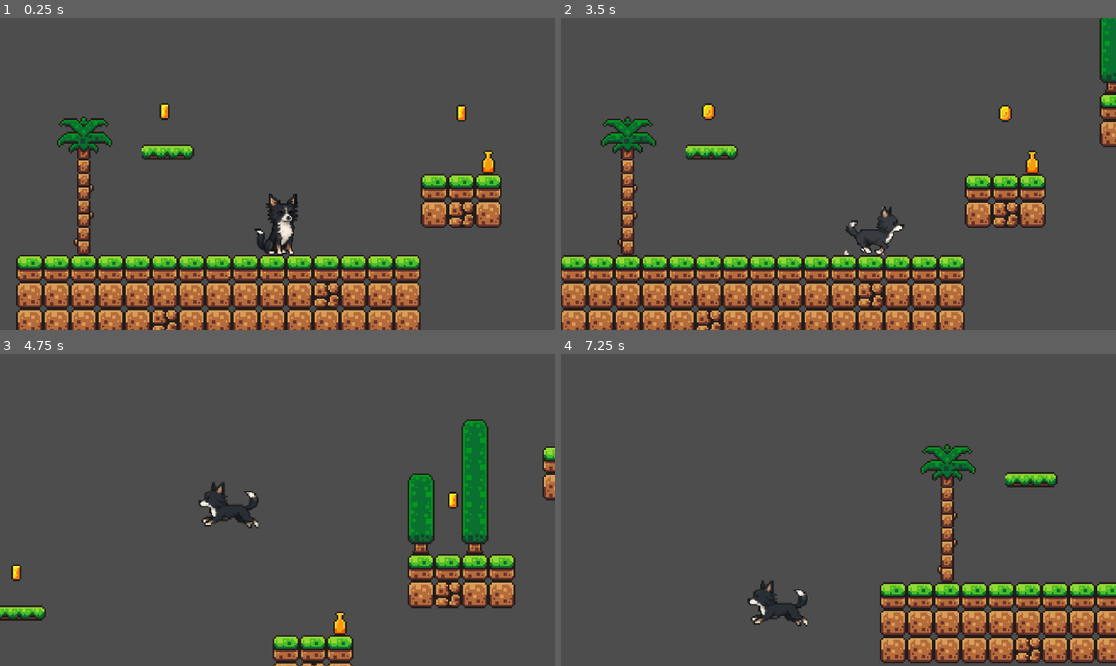
Above: before the commit, frames 1-4 (two rows, left to right).
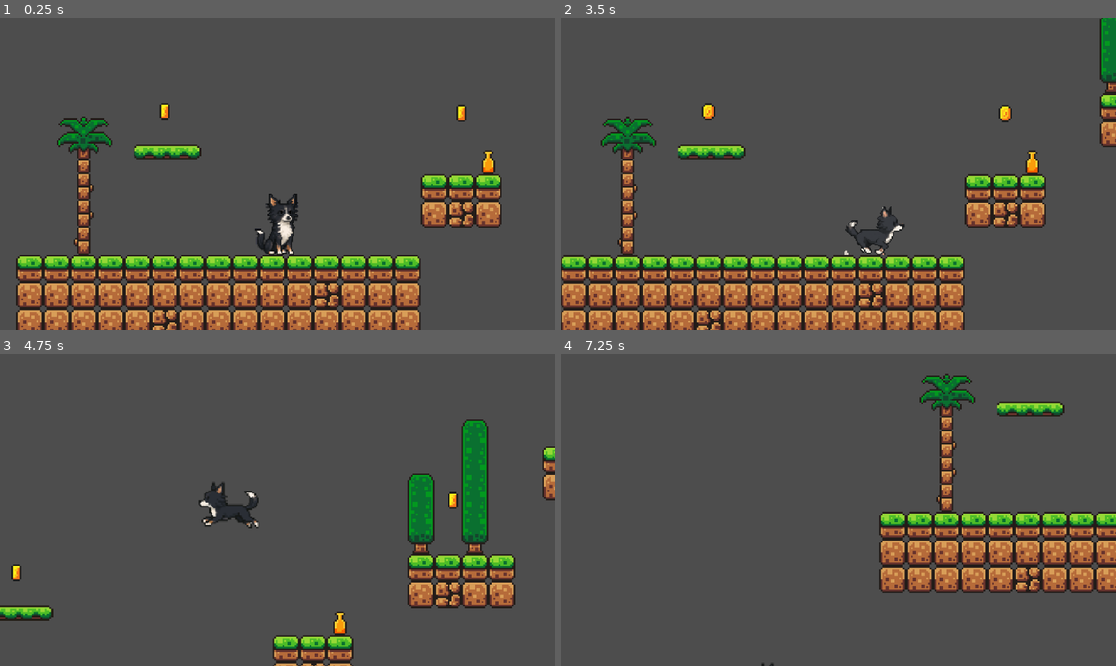
Above: after the commit, the same moments.

Repository: jvieirar/godot-basic-tuto
Game: Godot game, scene res://scenes/game.tscn
Two runs of this game, one before a commit and one after it. Both use one fixed random seed, a clock stepped at 60 frames per second and the inputs below.
Inputs:
- Up to frame 1 (0.25 s): no input
- Up to frame 2 (3.5 s): hold Right (move_right) 0.53-2.03 s; tap Space (jump) at 0.77, 1.52, 3.02 s; hold Left (move_left) 2.03-2.78 s; hold Right (move_right) from 2.78 s (still down)
- Up to frame 3 (4.75 s): tap Space (jump) at 3.77, 4.52 s; release Right (move_right) at 4.28 s; hold Left (move_left) from 4.28 s (still down)
- Up to frame 4 (7.25 s): release Left (move_left) at 5.03 s; hold Right (move_right) 5.03-5.78 s; hold Left (move_left) from 5.78 s (still down); tap Space (jump) at 6.02, 6.77 s

The runs differ from the first frame. In frame 1, 0.3% of the frame differs, in the area x 24-37%, y 40-46%; in frame 2, 0.3%; in frame 3, 0.2%; in frame 4, 23%, in the area x 33-100%, y 6-100%.

Commit message:
vertical platform

Diff:
--- a/scenes/game.tscn
+++ b/scenes/game.tscn
@@ -212,6 +212,44 @@
 &"move": SubResource("Animation_lnu2h")
 }
 
+[sub_resource type="Animation" id="Animation_iywne"]
+resource_name = "up_down"
+length = 3.0
+loop_mode = 2
+tracks/0/type = "value"
+tracks/0/imported = false
+tracks/0/enabled = true
+tracks/0/path = NodePath(".:position")
+tracks/0/interp = 1
+tracks/0/loop_wrap = true
+tracks/0/keys = {
+"times": PackedFloat32Array(0, 2.96667),
+"transitions": PackedFloat32Array(1, 1),
+"update": 0,
+"values": [Vector2(1300, -59), Vector2(1300, -300)]
+}
+
+[sub_resource type="Animation" id="Animation_p57ef"]
+length = 0.001
+tracks/0/type = "value"
+tracks/0/imported = false
+tracks/0/enabled = true
+tracks/0/path = NodePath(".:position")
+tracks/0/interp = 1
+tracks/0/loop_wrap = true
+tracks/0/keys = {
+"times": PackedFloat32Array(0),
+"transitions": PackedFloat32Array(1),
+"update": 0,
+"values": [Vector2(1300, -59)]
+}
+
+[sub_resource type="AnimationLibrary" id="AnimationLibrary_u5sy4"]
+_data = {
+&"RESET": SubResource("Animation_p57ef"),
+&"up_down": SubResource("Animation_iywne")
+}
+
 [node name="Game" type="Node2D"]
 
 [node name="TileMap" type="TileMapLayer" parent="."]
@@ -271,5 +309,11 @@
 }
 autoplay = "move"
 
-[node name="Platform" parent="." instance=ExtResource("3_lnu2h")]
-position = Vector2(1297, -59)
+[node name="Platform3" parent="Platforms" instance=ExtResource("3_lnu2h")]
+position = Vector2(1300, -59)
+
+[node name="AnimationPlayer" type="AnimationPlayer" parent="Platforms/Platform3"]
+libraries = {
+&"": SubResource("AnimationLibrary_u5sy4")
+}
+autoplay = "up_down"
--- a/scenes/platform.tscn
+++ b/scenes/platform.tscn
@@ -3,11 +3,13 @@
 [ext_resource type="Texture2D" uid="uid://lss82f6n5vtd" path="res://assents/sprites/platforms.png" id="1_ba0x2"]
 
 [sub_resource type="RectangleShape2D" id="RectangleShape2D_nlgqw"]
-size = Vector2(32, 10)
+size = Vector2(40, 10)
 
 [node name="Platform" type="AnimatableBody2D"]
 
 [node name="Sprite2D" type="Sprite2D" parent="."]
+position = Vector2(-5.36442e-07, 0)
+scale = Vector2(1.29032, 1)
 texture = ExtResource("1_ba0x2")
 region_enabled = true
 region_rect = Rect2(17, 0, 31, 9)
Not shown: 1 places in scenes/game.tscn that only renumber resources
